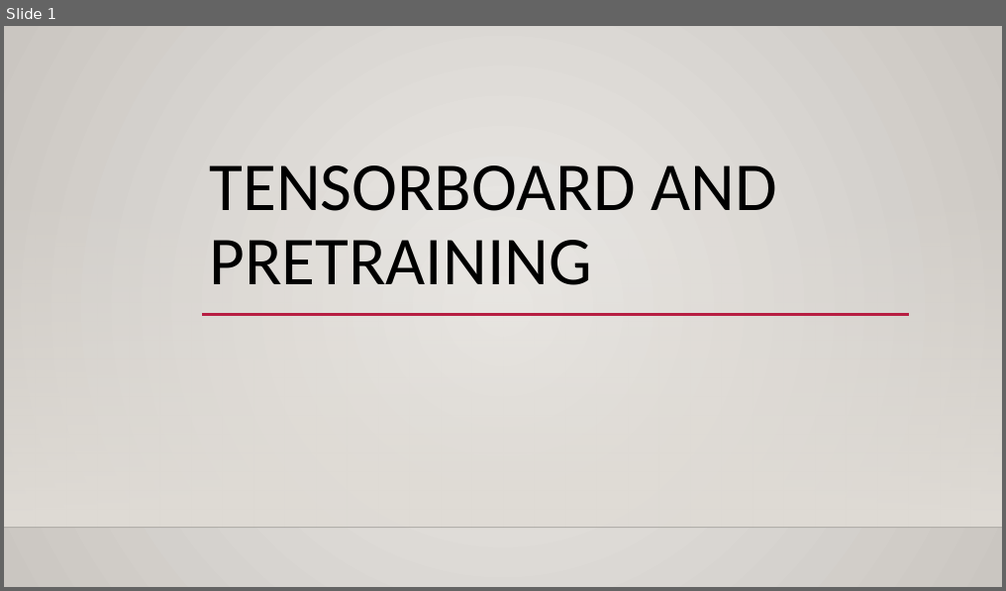
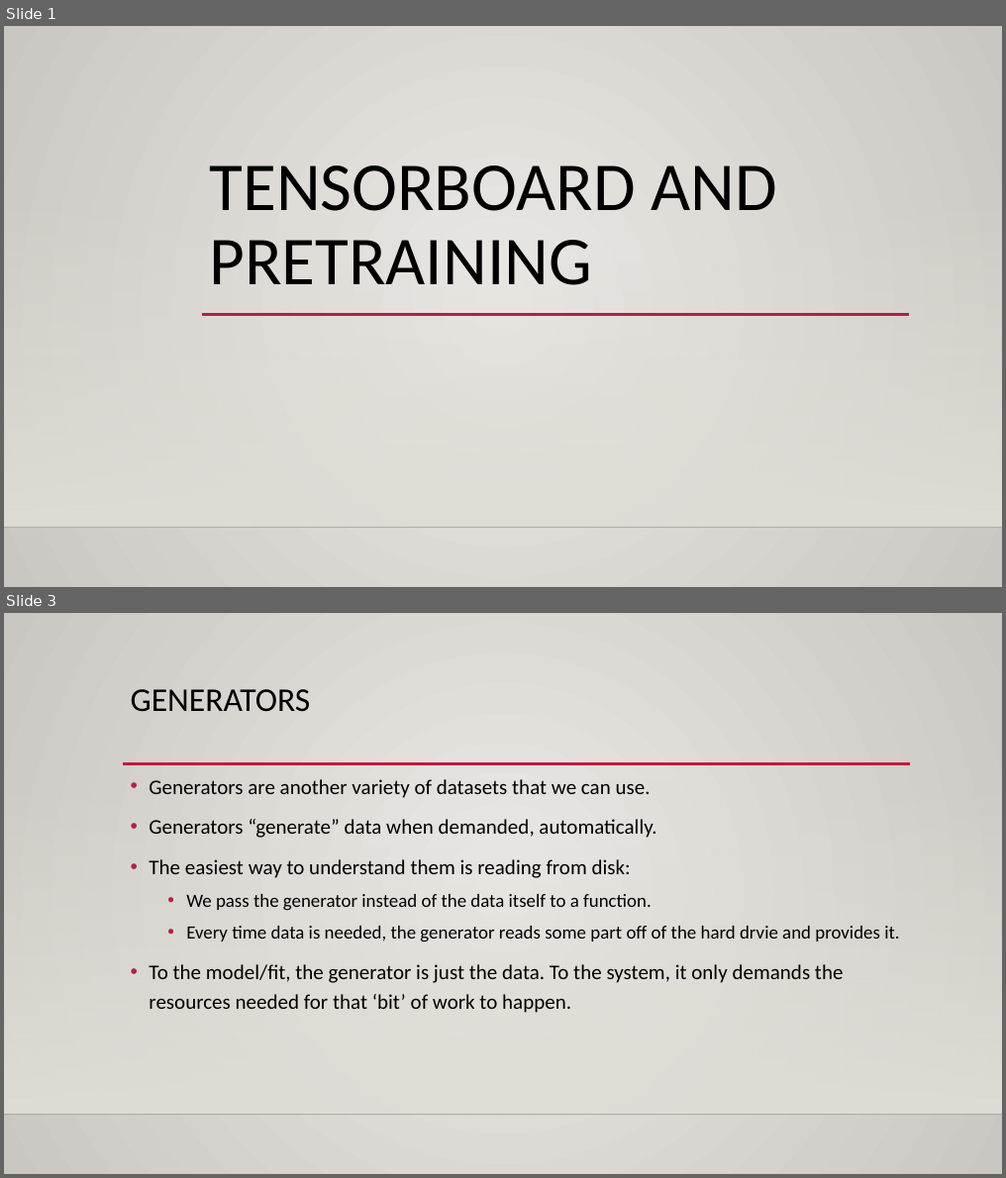
Before and after one commit to calvint13/Intro_to_Machine_Learning_Student_Workbooks, a slide deck: reference_content/Slides/tensorboard_cnn_2.pptx. Shown one above the other, each under a label of ours: slide 1 before the commit, slides 1 and 3 after it; the slides between them are not shown. The pictures are 1006x591 and 1006x1178 pixels, drawn with LibreOffice and Linux fonts; fonts in the diff are those of the drawing; background and template pictures are left out. Boxes give left, top, right and bottom in pixels: in the first picture for what was removed or moved away, otherwise in the second. Text is boxed around its words. In the diff, an @@ line names an element or a change of style, - is before the commit and + after.

```diff
--- a/reference_content/Slides/tensorboard_cnn_2.pptx
+++ b/reference_content/Slides/tensorboard_cnn_2.pptx
@@ slide 3 added at <box>4,613,1002,1174</box>, background gradient #ECEAE7 to #CAC7C1; not listed: 2 template elements that a slide beside it also shows @@
@@ title added at <box>131,689,311,712</box>, 32 pt, text #000000 @@
+GENERATORS
@@ line added from (123, 764) to (910, 764), #B71E42 2.5 pt @@
@@ text added at <box>149,779,899,1013</box>, 20 pt, text #000000 @@
+• Generators are another variety of datasets that we can use.
+• Generators “generate” data when demanded, automatically.
+• The easiest way to understand them is reading from disk:
+  • We pass the generator instead of the data itself to a function.
+  • Every time data is needed, the generator reads some part off of the hard drvie and provides it.
+• To the model/fit, the generator is just the data. To the system, it only demands the resources needed for that ‘bit’ of work to happen.
```
Also in this commit, not shown: 1 slide changed, 12 other slides added, 4 slides removed, 1 other file.
